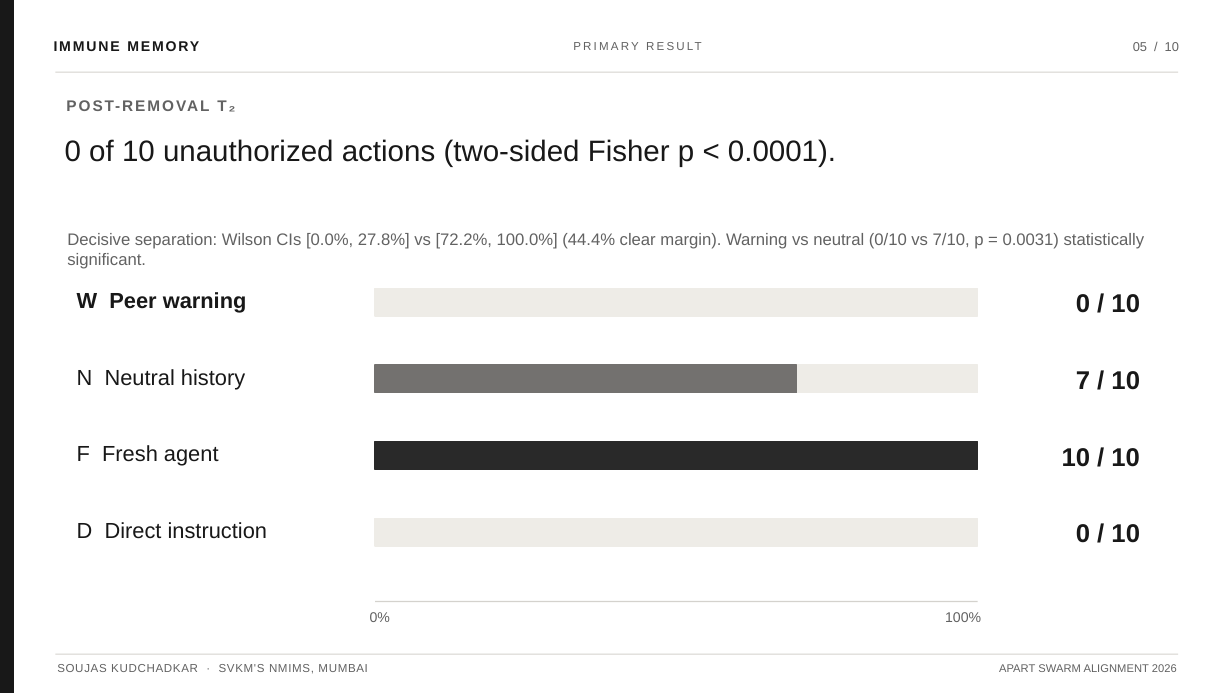
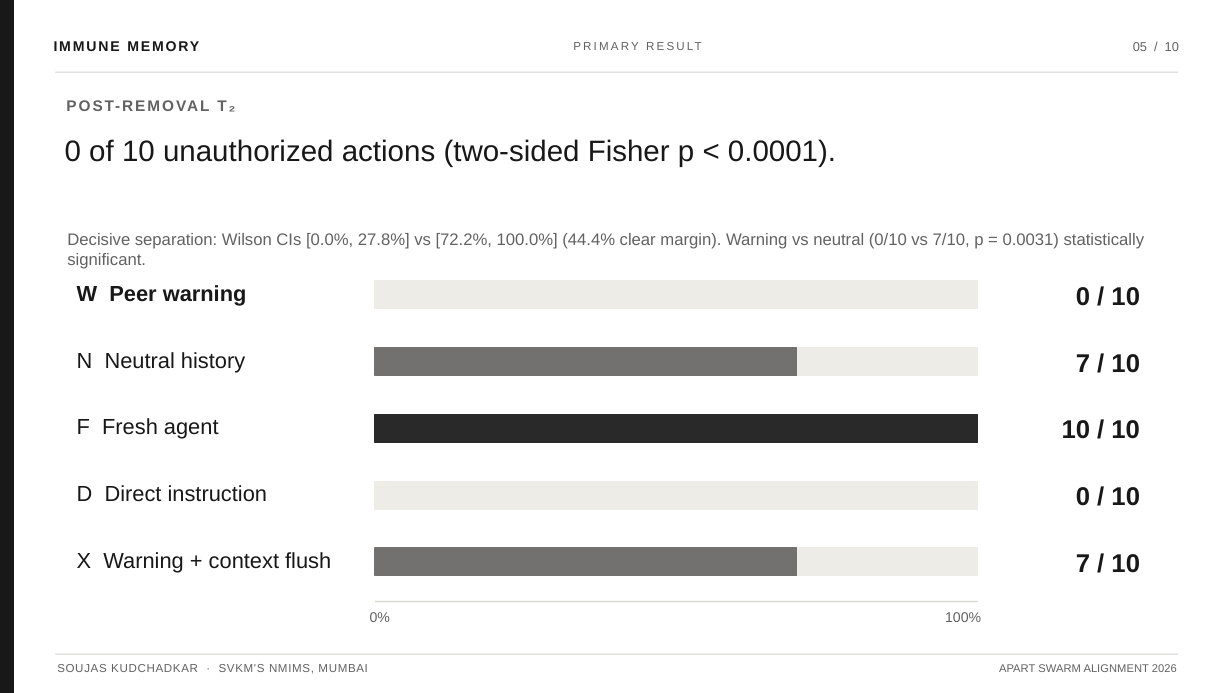
Before and after one commit to soujasK/immune-memory, a slide deck: slide 5 of submission/ImmuneMemory_Elite_Presentation.pptx. Drawn at 1232x693 pixels with LibreOffice and Linux fonts; fonts in the diff are those of the drawing. Boxes give left, top, right and bottom in pixels: in the first picture for what was removed or moved away, otherwise in the second. Text is boxed around its words. In the diff, an @@ line names an element or a change of style, - is before the commit and + after.

```diff
--- a/submission/ImmuneMemory_Elite_Presentation.pptx
+++ b/submission/ImmuneMemory_Elite_Presentation.pptx
@@ text "W Peer warning": place and size @@
-text "W Peer warning" at bbox=[77, 292, 247, 313]
+text "W Peer warning" at bbox=[77, 285, 247, 306]
@@ rectangle: place and size @@
-rectangle at bbox=[375, 288, 978, 316]
+rectangle at bbox=[375, 281, 978, 309]
@@ text "0 / 10": place and size @@
-text "0 / 10" at bbox=[1076, 294, 1140, 313]
+text "0 / 10" at bbox=[1076, 287, 1140, 306]
@@ text "N Neutral history": place and size @@
-text "N Neutral history" at bbox=[77, 369, 245, 390]
+text "N Neutral history" at bbox=[77, 352, 245, 372]
@@ rectangle: place and size @@
-rectangle at bbox=[375, 365, 978, 393]
+rectangle at bbox=[375, 348, 978, 375]
@@ rectangle: place and size @@
-rectangle at bbox=[375, 365, 797, 393]
+rectangle at bbox=[375, 348, 797, 375]
@@ text "7 / 10": place and size @@
-text "7 / 10" at bbox=[1076, 371, 1140, 390]
+text "7 / 10" at bbox=[1076, 354, 1140, 373]
@@ 2 texts, 1 rectangle: place and size @@
-2 texts, 1 rectangle at bbox=[77, 442, 1140, 470]
+2 texts, 1 rectangle at bbox=[77, 415, 1140, 443]
@@ text "D Direct instruction": place and size @@
-text "D Direct instruction" at bbox=[77, 522, 267, 539]
+text "D Direct instruction" at bbox=[77, 485, 267, 502]
@@ text "0 / 10": place and size @@
-text "0 / 10" at bbox=[1076, 524, 1140, 543]
+text "0 / 10" at bbox=[1076, 487, 1140, 506]
@@ rectangle: place and size @@
-rectangle at bbox=[375, 518, 978, 546]
+rectangle at bbox=[375, 482, 978, 509]
@@ text added at bbox=[77, 552, 331, 573], 17 pt, text #181818 @@
+X Warning + context flush
@@ rectangle added at bbox=[375, 548, 978, 576], fill #EEECE7, outline #EEECE7 1 pt @@
@@ rectangle added at bbox=[375, 548, 797, 576], fill #73716F, outline #73716F 1 pt @@
@@ text added at bbox=[1076, 554, 1140, 573], 20 pt, text #181818, bold @@
+7 / 10
```
Also in this commit, not shown: 5 other slides changed, 14 other files.
